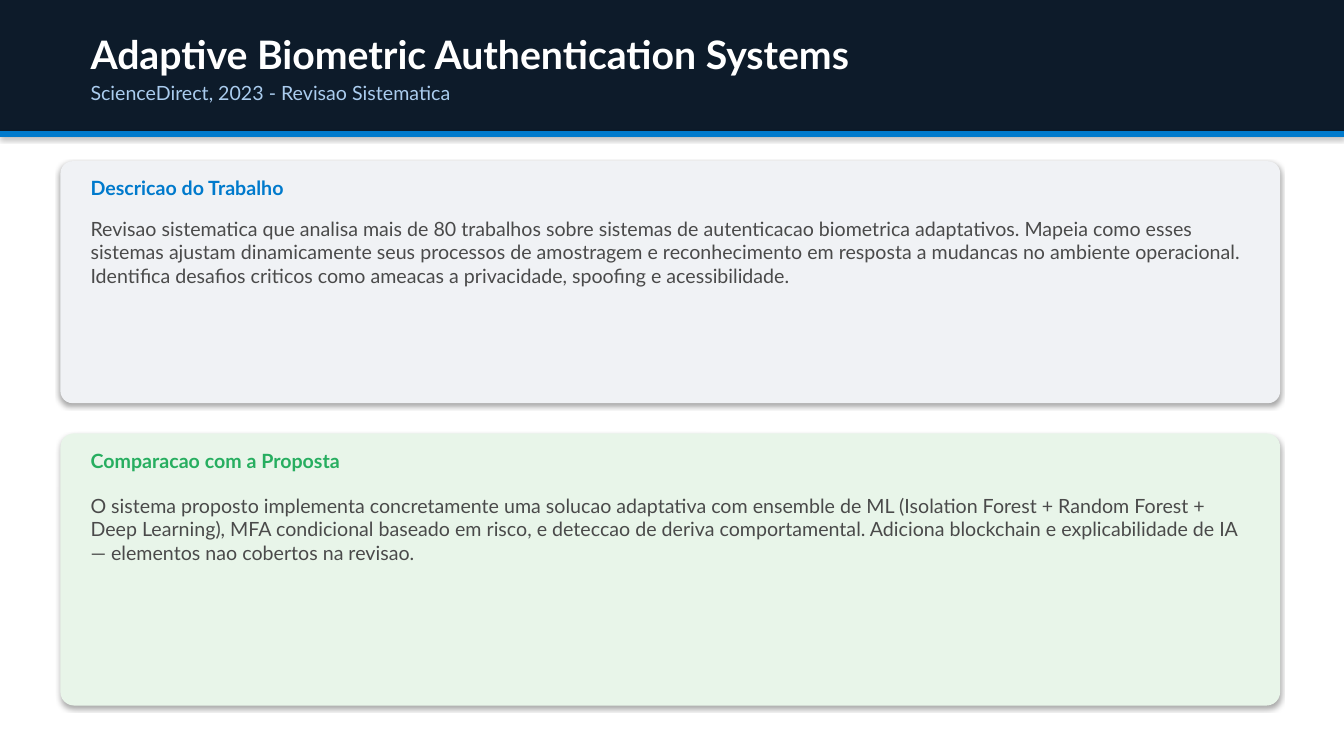
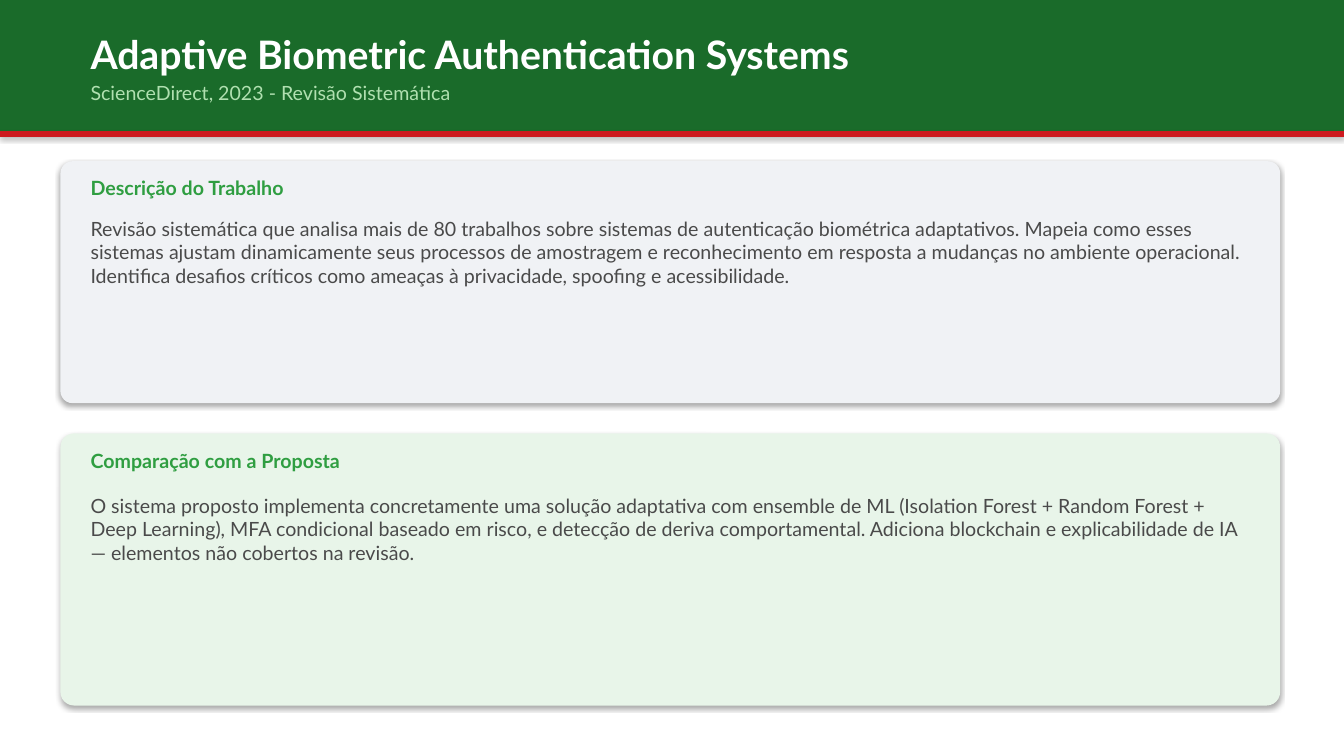
Before and after one commit to jgbcientista/gestao-autonomo, a slide deck: slide 7 of docs/trabalhos-relacionados.pptx. Drawn at 1344x756 pixels with LibreOffice and Linux fonts; fonts in the diff are those of the drawing. Boxes give left, top, right and bottom in pixels: in the first picture for what was removed or moved away, otherwise in the second. Text is boxed around its words. In the diff, an @@ line names an element or a change of style, - is before the commit and + after.

```diff
--- a/docs/trabalhos-relacionados.pptx
+++ b/docs/trabalhos-relacionados.pptx
@@ rectangle at bbox=[0, 0, 1344, 131]: fill #0D1B2A to #1A6B2A @@
@@ text at bbox=[91, 85, 450, 103]: text changed; text colour #AACCEE to #B0E0B0 @@
-ScienceDirect, 2023 - Revisao Sistematica
+ScienceDirect, 2023 - Revisão Sistemática
@@ rectangle at bbox=[0, 131, 1344, 137]: fill #007ACC to #CD191E @@
@@ text at bbox=[91, 180, 283, 199]: text changed; text colour #007ACC to #2F9E41 @@
-Descricao do Trabalho
+Descrição do Trabalho
@@ text at bbox=[91, 221, 1239, 287]: text changed @@
-Revisao sistematica que analisa mais de 80 trabalhos sobre sistemas de autenticacao biometrica adaptativos. Mapeia como esses sistemas ajustam dinamicamente seus processos de amostragem e reconhecimento em resposta a mudancas no ambiente operacional. Identifica desafios criticos como ameacas a privacidade, spoofing e acessibilidade.
+Revisão sistemática que analisa mais de 80 trabalhos sobre sistemas de autenticação biométrica adaptativos. Mapeia como esses sistemas ajustam dinamicamente seus processos de amostragem e reconhecimento em resposta a mudanças no ambiente operacional. Identifica desafios críticos como ameaças à privacidade, spoofing e acessibilidade.
@@ text at bbox=[91, 453, 340, 472]: text changed; text colour #27AE60 to #2F9E41 @@
-Comparacao com a Proposta
+Comparação com a Proposta
@@ text at bbox=[91, 498, 1238, 560]: text changed @@
-O sistema proposto implementa concretamente uma solucao adaptativa com ensemble de ML (Isolation Forest + Random Forest + Deep Learning), MFA condicional baseado em risco, e deteccao de deriva comportamental. Adiciona blockchain e explicabilidade de IA — elementos nao cobertos na revisao.
+O sistema proposto implementa concretamente uma solução adaptativa com ensemble de ML (Isolation Forest + Random Forest + Deep Learning), MFA condicional baseado em risco, e detecção de deriva comportamental. Adiciona blockchain e explicabilidade de IA — elementos não cobertos na revisão.
```
Also in this commit, not shown: 16 other slides changed, 2 other files.
